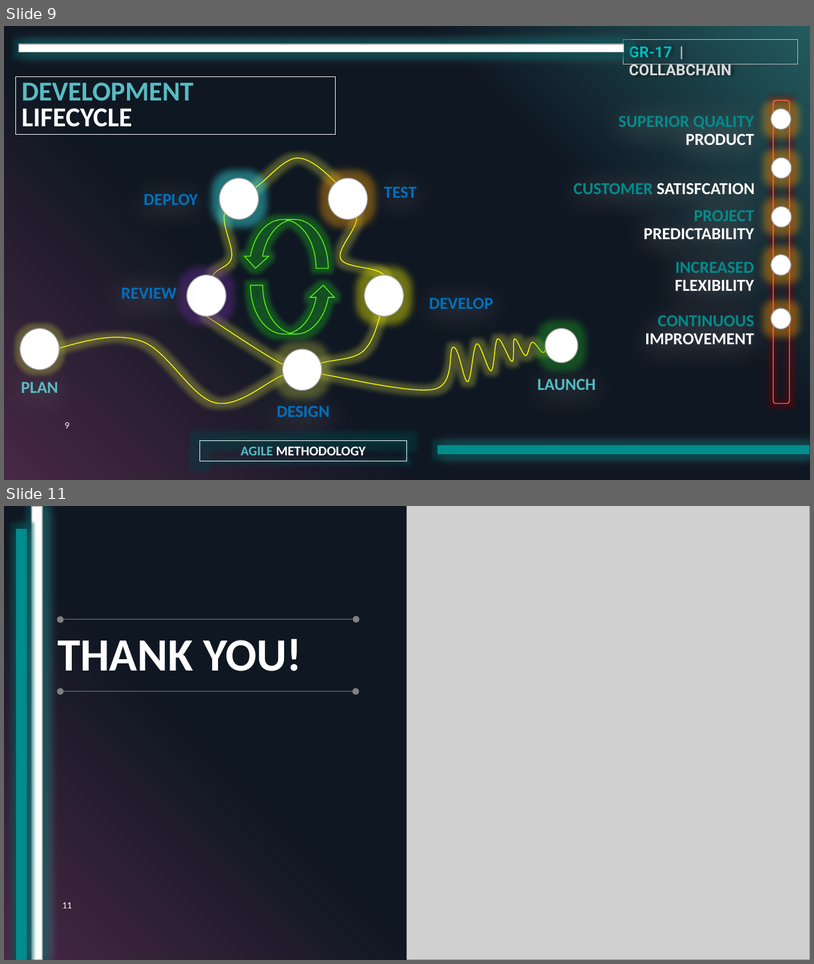
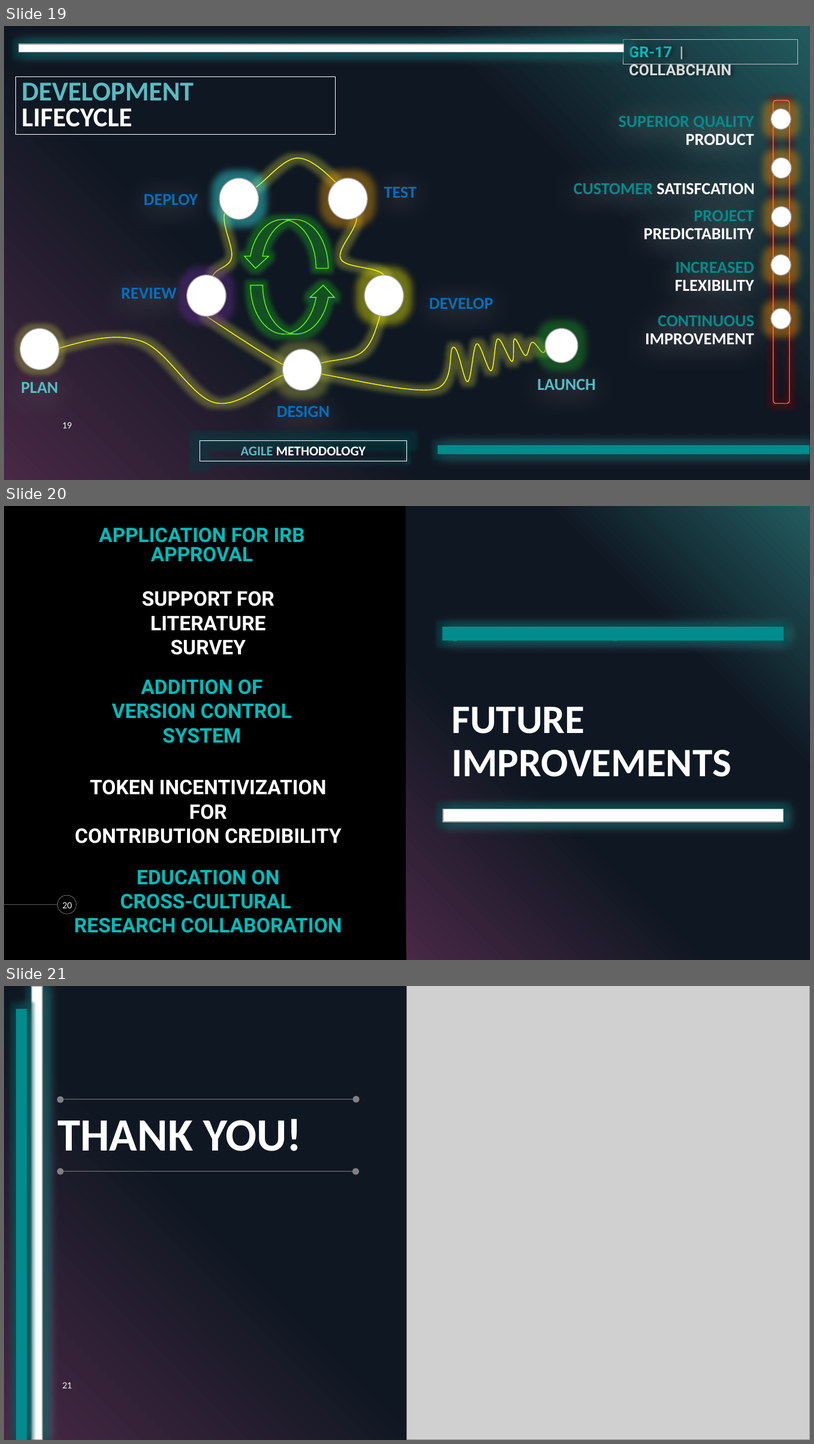
Before and after one commit to dhirajksharma/collabchain, a slide deck: Documents/Deliverables/SlideDeck/collabchain.pptx. Shown one above the other, each under a label of ours: slides 9 and 11 before the commit, slides 19, 20 and 21 after it; the slides between them are not shown. The pictures are 814x964 and 814x1444 pixels, drawn with LibreOffice and Linux fonts; fonts in the diff are those of the drawing; grey boxes stand for pictures. Boxes give left, top, right and bottom in pixels: in the first picture for what was removed or moved away, otherwise in the second. Text is boxed around its words. In the diff, an @@ line names an element or a change of style, - is before the commit and + after.

```diff
--- a/Documents/Deliverables/SlideDeck/collabchain.pptx
+++ b/Documents/Deliverables/SlideDeck/collabchain.pptx
@@ slide 20 added at box(4, 506, 810, 960), background #000000; not listed: 4 template elements that a slide beside it also shows @@
@@ rectangle added at box(406, 506, 810, 960), fill gradient #482845 to #0F1722 to #225B5F @@
@@ subtitle added at box(99, 528, 305, 562), 23.8 pt, text #00BBBB, bold @@
+APPLICATION FOR IRB APPROVAL
@@ text added at box(142, 591, 275, 655), 24 pt, text #FFFFFF, bold @@
+SUPPORT FOR
+LITERATURE
+SURVEY
@@ rectangle added at box(443, 627, 784, 640), fill #008C8C, outline #008C8C 1 pt @@
@@ ellipse added at box(452, 635, 458, 642), fill #808080 @@
@@ ellipse added at box(612, 635, 618, 642), fill #808080 @@
@@ text added at box(112, 679, 292, 743), 24 pt, text #00BBBB, bold @@
+ADDITION OF
+VERSION CONTROL
+SYSTEM
@@ title added at box(452, 706, 731, 777), 48 pt, text #FFFFFF, bold @@
+FUTURE IMPROVEMENTS
@@ text added at box(75, 779, 342, 843), 24 pt, text #FFFFFF, bold @@
+TOKEN INCENTIVIZATION
+FOR
+CONTRIBUTION CREDIBILITY
@@ rectangle added at box(443, 809, 784, 822), fill #FFFFFF, outline #999999 1 pt @@
@@ text added at box(74, 870, 342, 933), 24 pt, text #00BBBB, bold @@
+EDUCATION ON
+CROSS-CULTURAL
+RESEARCH COLLABORATION
@@ page number added at box(62, 902, 72, 908), 10 pt, text #FFFFFF @@
+20
@@ what was slide 9 is now slide 19 @@
@@ page number at box(62, 422, 72, 428): text changed @@
-9
+19
@@ what was slide 11 is now slide 21 @@
@@ page number at box(62, 1382, 72, 1388): text changed @@
-11
+21
```
Also in this commit, not shown: 1 slide changed, 10 other slides added, 1 slide removed, 1 other file.
